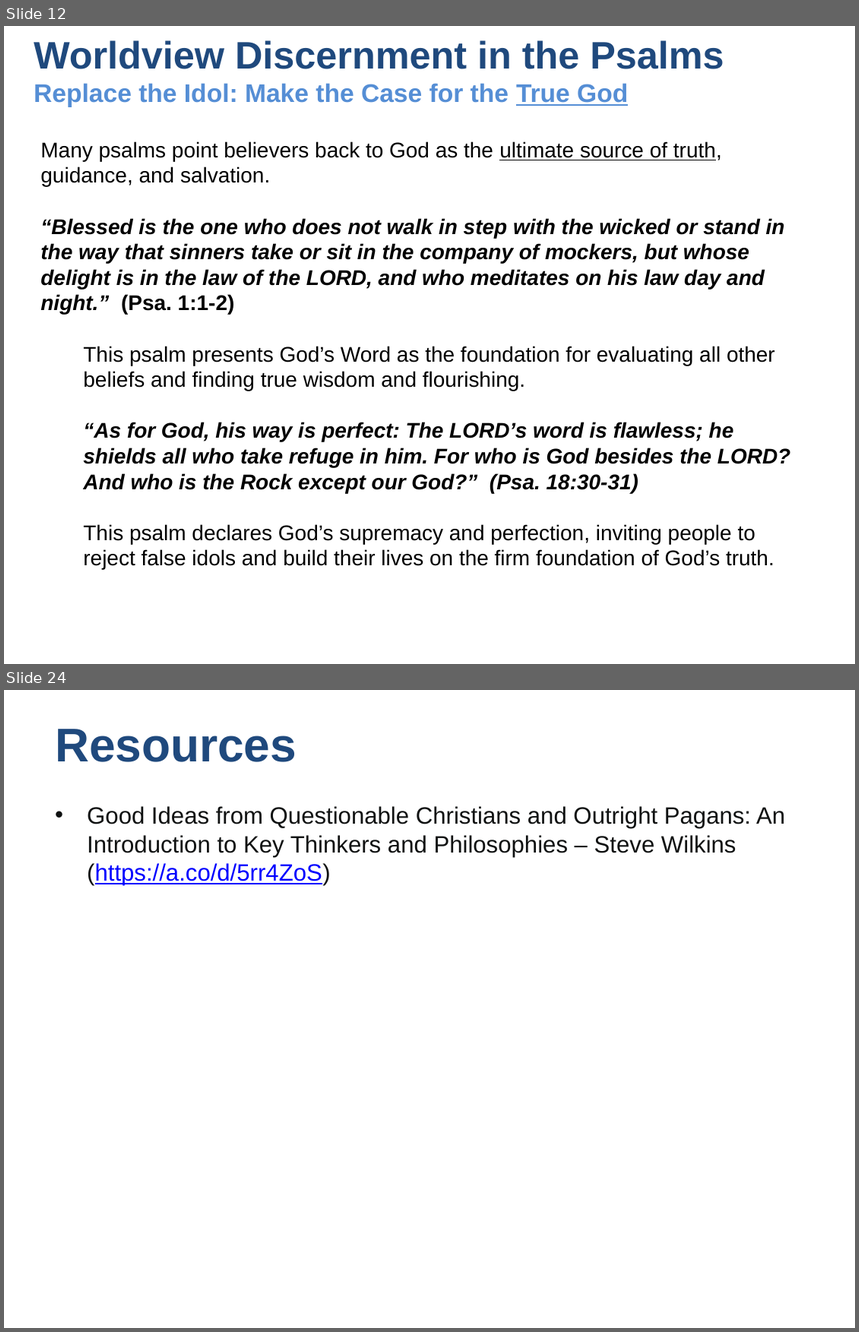
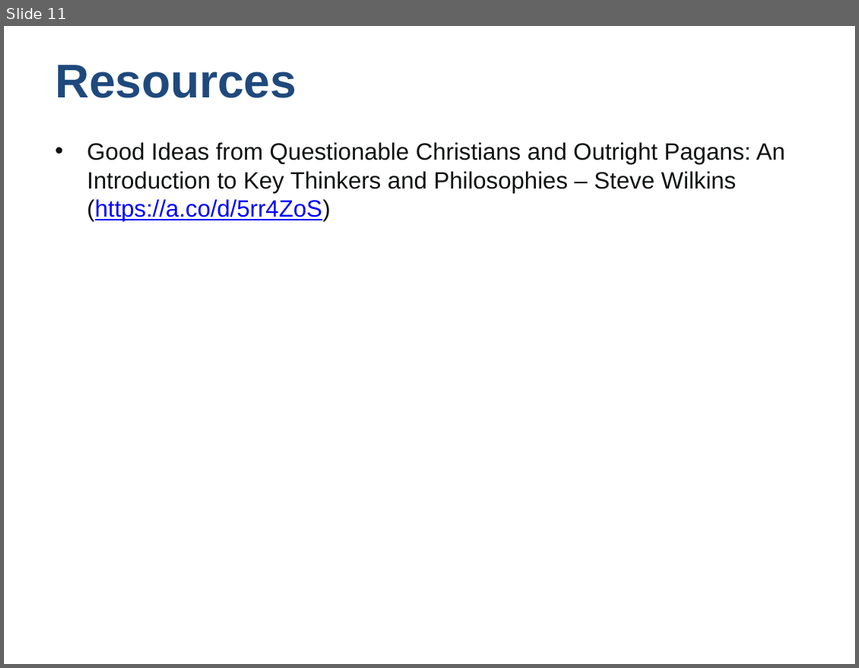
Before and after one commit to UsefulEngines/EvangelismPublic, a slide deck: 2024-Q4/2024-11-24/2024-11-24-Psalms.pptx. Shown one above the other, each under a label of ours: slides 12 and 24 before the commit, slide 11 after it; the slides between them are not shown. The pictures are 859x1332 and 859x668 pixels, drawn with LibreOffice and Linux fonts; fonts in the diff are those of the drawing. Boxes give left, top, right and bottom in pixels: in the first picture for what was removed or moved away, otherwise in the second. Text is boxed around its words. In the diff, an @@ line names an element or a change of style, - is before the commit and + after.

```diff
--- a/2024-Q4/2024-11-24/2024-11-24-Psalms.pptx
+++ b/2024-Q4/2024-11-24/2024-11-24-Psalms.pptx
@@ slide 12 removed at (4, 26, 855, 664), background #FFFFFF @@
@@ title removed at (34, 40, 724, 107) @@
-Worldview Discernment in the Psalms
-Replace the Idol: Make the Case for the True God
@@ text removed at (40, 142, 791, 570) @@
-Many psalms point believers back to God as the ultimate source of truth, guidance, and salvation.
-“Blessed is the one who does not walk in step with the wicked or stand in the way that sinners take or sit in the company of mockers, but whose delight is in the law of the LORD, and who meditates on his law day and night.” (Psa. 1:1-2)
-  This psalm presents God’s Word as the foundation for evaluating all other beliefs and finding true wisdom and flourishing.
-“As for God, his way is perfect: The LORD’s word is flawless; he shields all who take refuge in him. For who is God besides the LORD? And who is the Rock except our God?” (Psa. 18:30-31)
-  This psalm declares God’s supremacy and perfection, inviting people to reject false idols and build their lives on the firm foundation of God’s truth.
@@ what was slide 24 is now slide 11 @@
```
Also in this commit, not shown: 6 slides changed, 2 slides added, 21 other slides removed.
